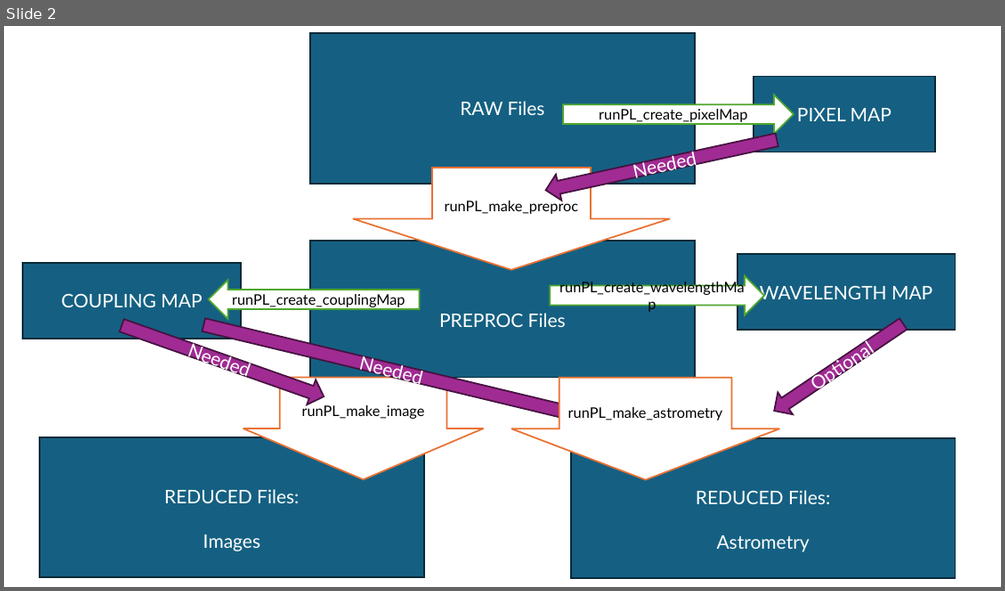
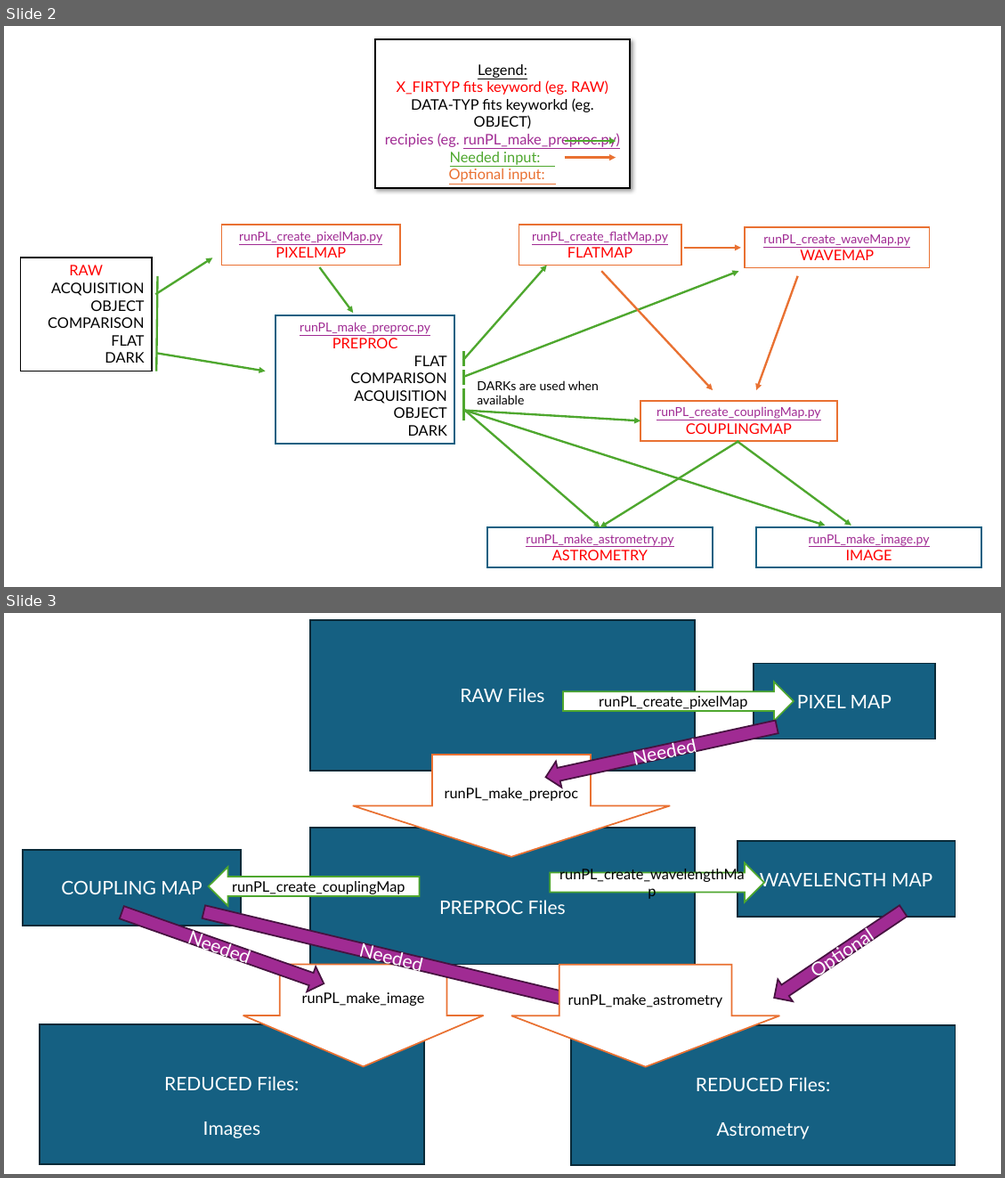
Before and after one commit to scexao-org/first_pipeline, a slide deck: dev/Pipeline_FirstPL.pptx. Shown one above the other, each under a label of ours: slide 2 before the commit, slides 2 and 3 after it. The pictures are 1005x591 and 1005x1178 pixels, drawn with LibreOffice and Linux fonts; fonts in the diff are those of the drawing. Boxes give left, top, right and bottom in pixels: in the first picture for what was removed or moved away, otherwise in the second. Text is boxed around its words. In the diff, an @@ line names an element or a change of style, - is before the commit and + after.

```diff
--- a/dev/Pipeline_FirstPL.pptx
+++ b/dev/Pipeline_FirstPL.pptx
@@ slide 2 added at [4,26,1001,587], background #FFFFFF @@
@@ rectangle added at [375,39,630,188], fill #FFFFFF, outline #000000 1.5 pt, 14 pt, text #000000 @@
+Legend:
+X_FIRTYP fits keyword (eg. RAW)
+DATA-TYP fits keyworkd (eg. OBJECT)
+recipies (eg. runPL_make_preproc.py)
+Needed input:
+Optional input:
@@ arrow added from (565, 158) to (615, 158), #E97132 2 pt @@
@@ arrow added from (565, 141) to (615, 141), #4EA72E 2 pt @@
@@ rectangle added at [222,224,400,265], fill #FFFFFF, outline #E97132 1.5 pt, 12 pt, text #A02B93, underline @@
+runPL_create_pixelMap.py
+PIXELMAP
@@ rectangle added at [519,224,681,265], fill #FFFFFF, outline #E97132 1.5 pt, 12 pt, text #A02B93, underline @@
+runPL_create_flatMap.py
+FLATMAP
@@ rectangle added at [745,227,930,267], fill #FFFFFF, outline #E97132 1.5 pt, 12 pt, text #A02B93, underline @@
+runPL_create_waveMap.py
+WAVEMAP
@@ rectangle added at [20,257,152,370], fill #FFFFFF, outline #000000 1.5 pt, 14 pt, text #000000 @@
+RAW
+ACQUISITION
+OBJECT
+COMPARISON
+FLAT
+DARK
@@ arrow added from (156, 295) to (212, 257), #4EA72E 2 pt @@
@@ arrow added from (463, 361) to (547, 265), #4EA72E 2 pt @@
@@ arrow added from (685, 248) to (741, 248), #E97132 2 pt @@
@@ line added from (156, 370) to (157, 276), #4EA72E 2 pt @@
@@ arrow added from (320, 267) to (353, 313), #4EA72E 2 pt @@
@@ arrow added from (465, 376) to (739, 272), #4EA72E 2 pt @@
@@ arrow added from (601, 272) to (713, 390), #E97132 2 pt @@
@@ arrow added from (798, 276) to (756, 390), #E97132 2 pt @@
@@ rectangle added at [275,315,454,444], fill #FFFFFF, outline #156082 1.5 pt, 14 pt, text #000000 @@
+runPL_make_preproc.py
+PREPROC
+FLAT
+COMPARISON
+ACQUISITION
+OBJECT
+DARK
@@ arrow added from (156, 353) to (266, 370), #4EA72E 2 pt @@
@@ line added from (464, 365) to (464, 351), #4EA72E 2 pt @@
@@ line added from (464, 385) to (464, 370), #4EA72E 2 pt @@
@@ line added from (464, 421) to (464, 388), #4EA72E 2 pt @@
@@ text added at [477,380,599,404], 12 pt, text #000000 @@
+DARKs are used when available
@@ arrow added from (465, 410) to (640, 421), #4EA72E 2 pt @@
@@ arrow added from (465, 410) to (600, 527), #4EA72E 2 pt @@
@@ arrow added from (465, 410) to (825, 525), #4EA72E 2 pt @@
@@ rectangle added at [640,401,837,441], fill #FFFFFF, outline #E97132 1.5 pt, 12 pt, text #A02B93, underline @@
+runPL_create_couplingMap.py
+COUPLINGMAP
@@ arrow added from (739, 441) to (600, 527), #4EA72E 2 pt @@
@@ arrow added from (736, 441) to (851, 525), #4EA72E 2 pt @@
@@ rectangle added at [488,527,713,567], fill #FFFFFF, outline #156082 1.5 pt, 12 pt, text #A02B93, underline @@
+runPL_make_astrometry.py
+ASTROMETRY
@@ rectangle added at [756,527,981,567], fill #FFFFFF, outline #156082 1.5 pt, 12 pt, text #A02B93, underline @@
+runPL_make_image.py
+IMAGE
@@ what was slide 2 is now slide 3 @@
```
Also in this commit, not shown: 10 other files.
